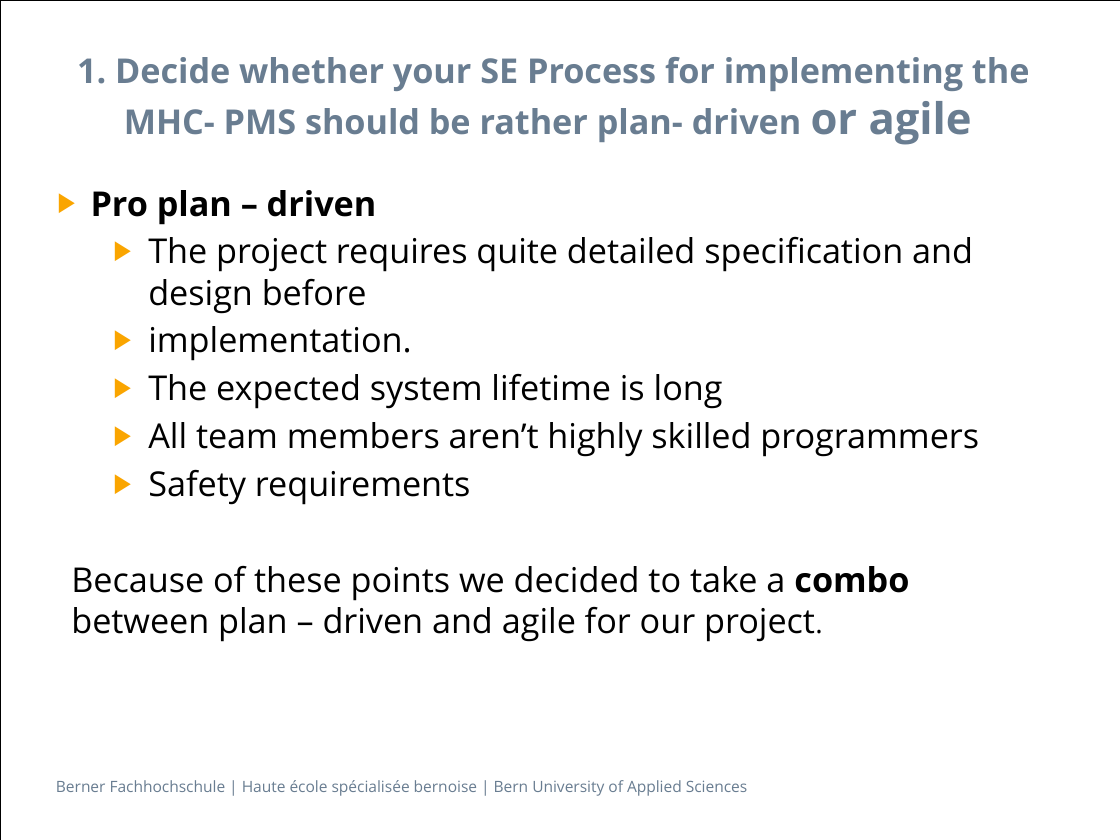
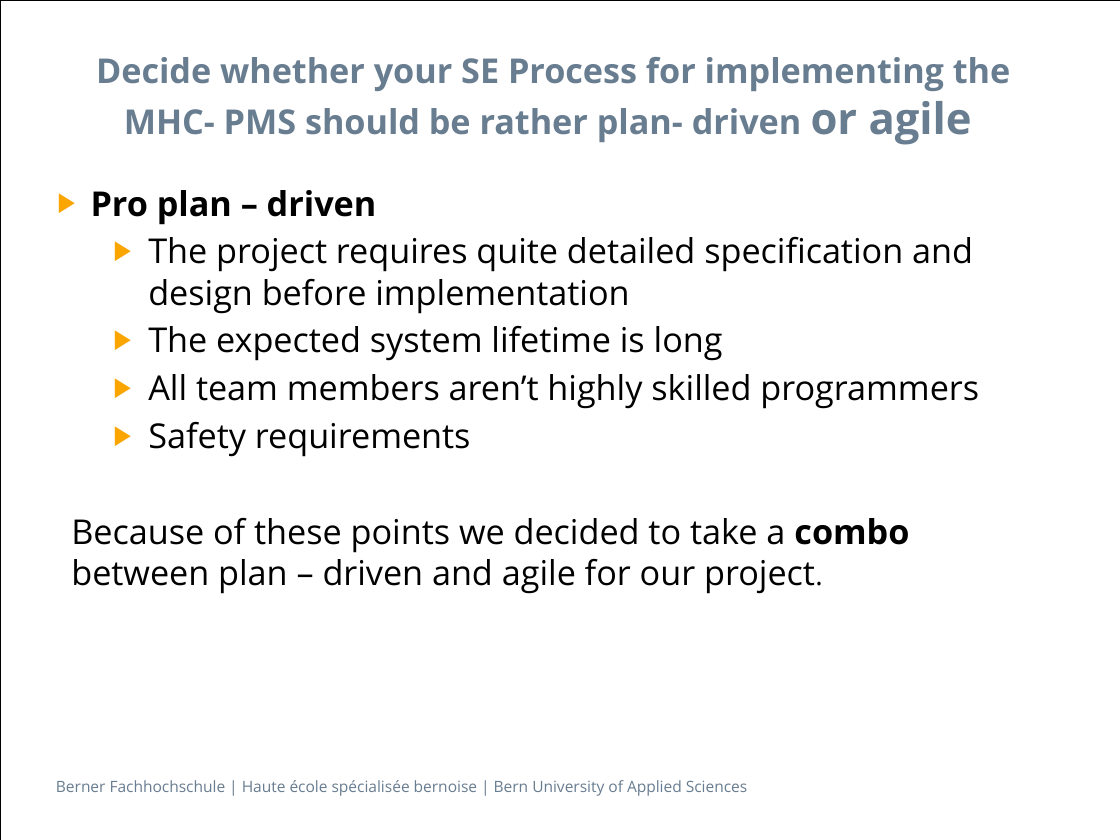
Before and after one commit to wissi1/ch.bfh.btx8081.w2013.red, a slide deck: slide 3 of ch.bfh.btx8081.w2013.red/doc/PraesentationSETaskII_BFH_2013.pptx. Drawn at 1120x840 pixels with LibreOffice and Linux fonts; fonts in the diff are those of the drawing. Boxes give left, top, right and bottom in pixels: in the first picture for what was removed or moved away, otherwise in the second. Text is boxed around its words. In the diff, an @@ line names an element or a change of style, - is before the commit and + after.

```diff
--- a/ch.bfh.btx8081.w2013.red/doc/PraesentationSETaskII_BFH_2013.pptx
+++ b/ch.bfh.btx8081.w2013.red/doc/PraesentationSETaskII_BFH_2013.pptx
@@ title at <box>96,57,1010,145</box>: text changed @@
-1. Decide whether your SE Process for implementing the MHC- PMS should be rather plan- driven or agile
+Decide whether your SE Process for implementing the MHC- PMS should be rather plan- driven or agile
@@ text at <box>148,237,973,314</box>: text changed @@
-  ▶ The project requires quite detailed specification and design before
-  ▶ implementation.
+  ▶ The project requires quite detailed specification and design before implementation
```
Also in this commit, not shown: 3 other slides changed.
